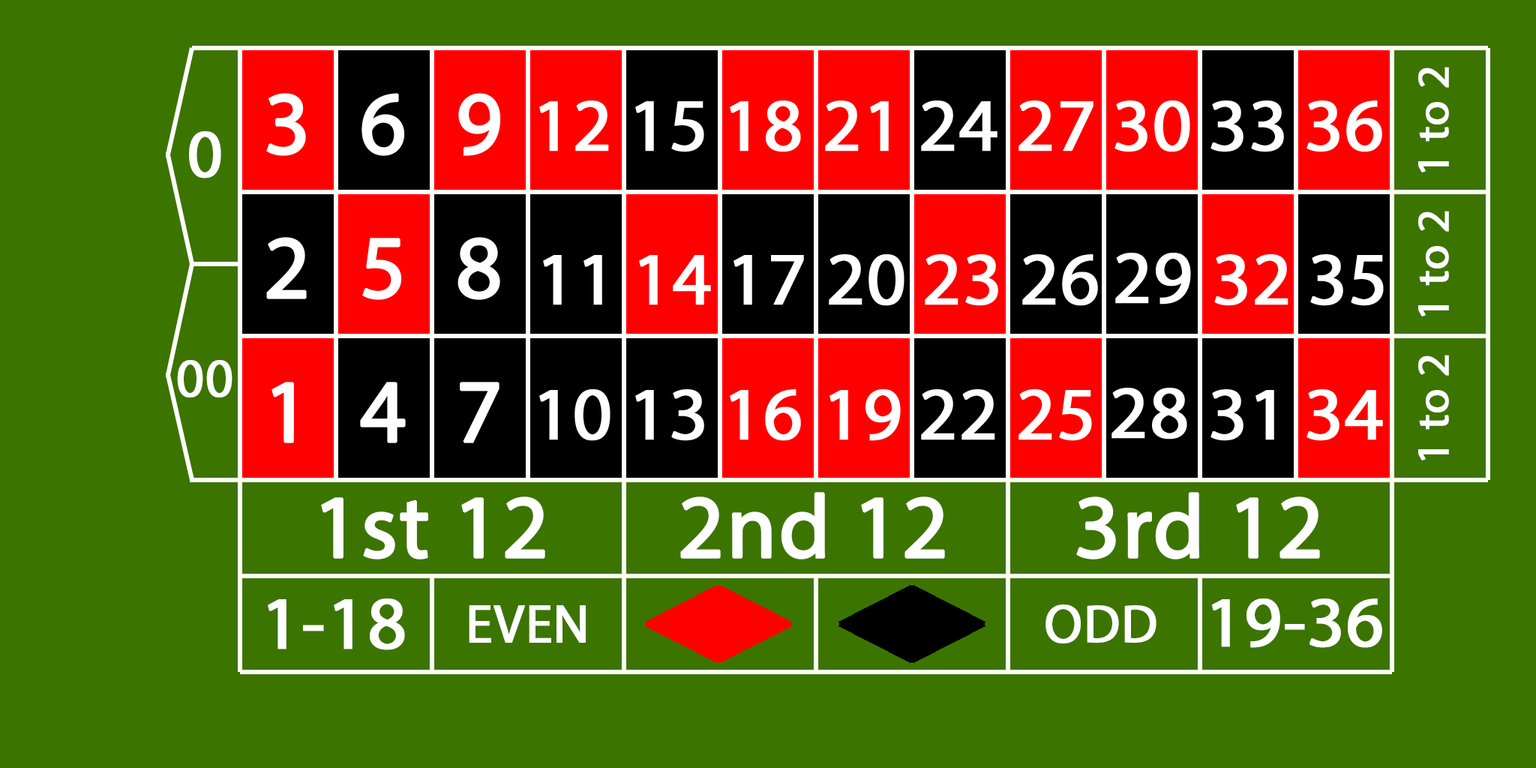
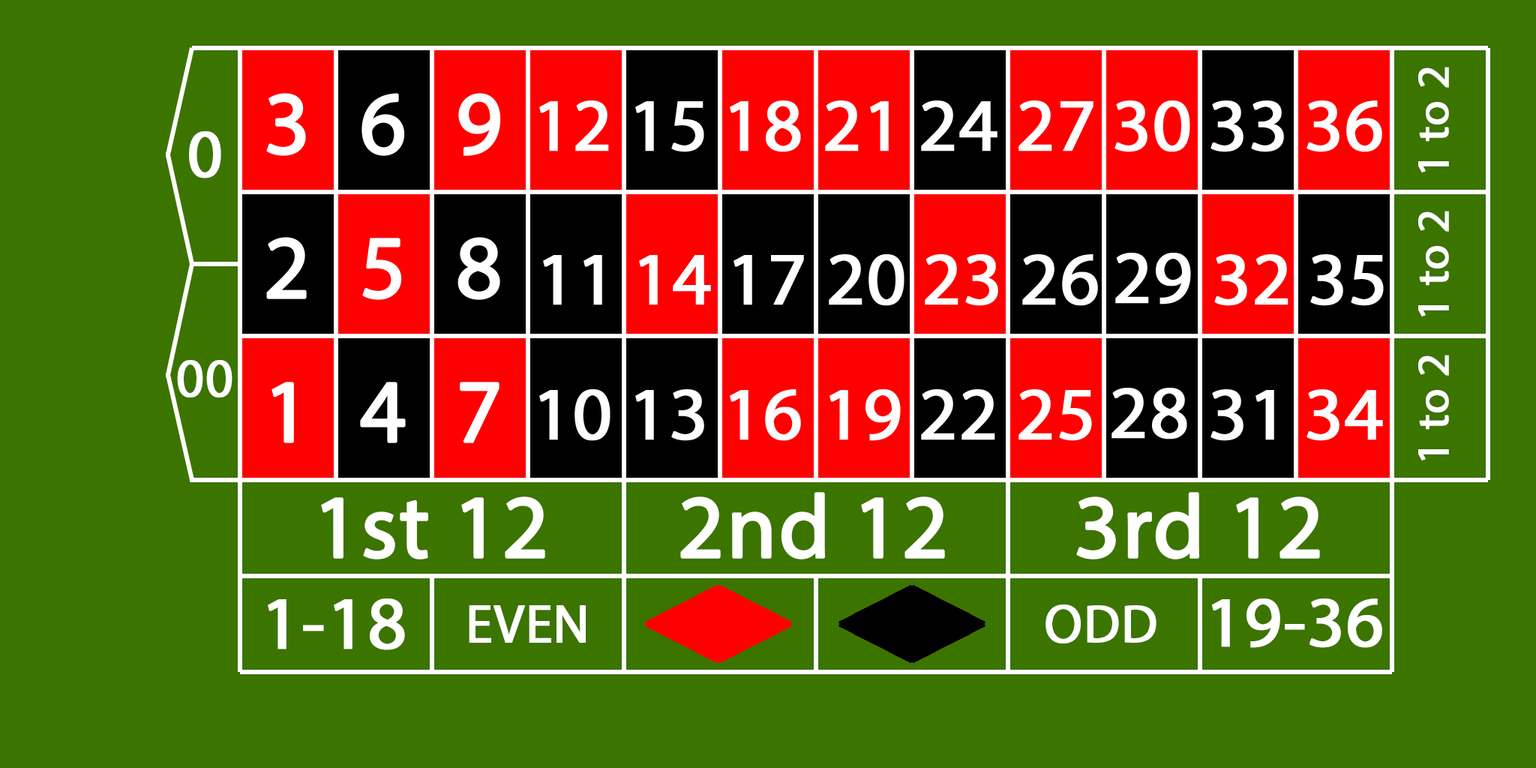
Comparing the layer stacks of the two 1536×768 images. Changes:
painted on "lines - europan" over bbox(433, 337, 527, 479)
